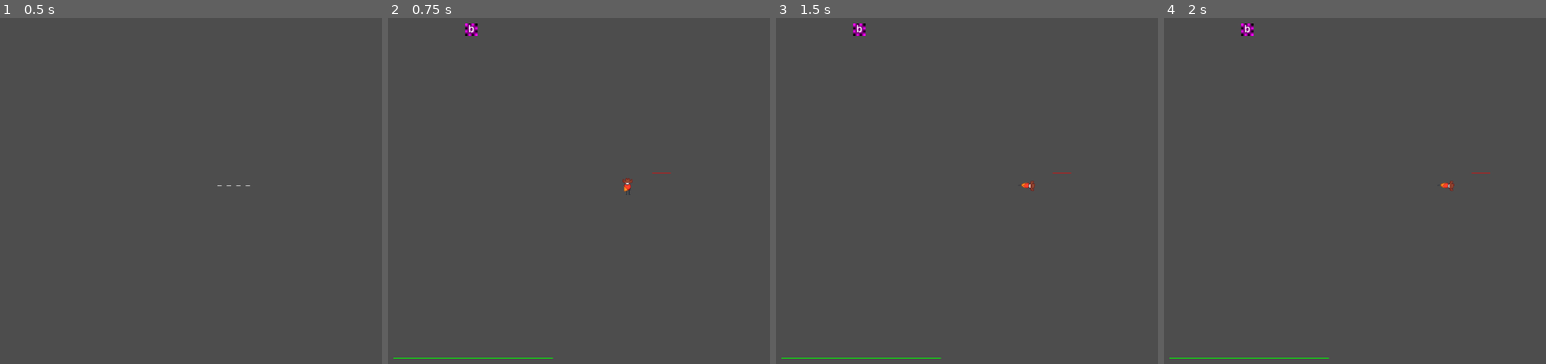
Above: before the commit, frames 1-4 (left to right).
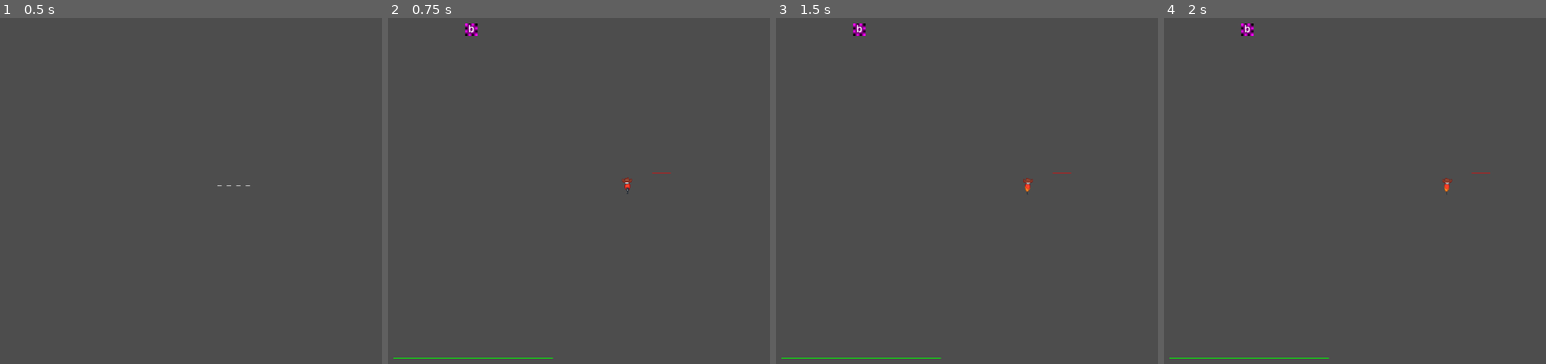
Above: after the commit, the same moments.

Repository: MagnusLucas/SpaceJam2025
Game: Godot game, scene res://UI/main_menu.tscn
Two runs of this game, one before a commit and one after it. Both use one fixed random seed, a clock stepped at 60 frames per second and the inputs below. Sound files missing from this copy of the repository are replaced by a short silence.
Inputs (mouse positions are in pixels of both pictures, inside the frame that each line leads up to):
- Up to frame 1 (0.5 s): no input
- Up to frame 2 (0.75 s): click "_ _ _ _" at 0.5 s
- Up to frame 3 (1.5 s): tap Enter at 1.25 s; move the mouse to (outside the picture) at 1.27 s; hold D (move_right) from 1.28 s (still down); tap Space (catch_letter) at 1.35 s
- Up to frame 4 (2 s): keep holding D (move_right)

Frame 1 is identical in both runs. In frame 2, less than 0.1% of the frame differs, in the area x 61-64%, y 45-52%; in frame 3, less than 0.1%; in frame 4, less than 0.1%, in the area x 72-76%, y 46-51%.

Commit message:
character animation commit
hjdsf

Diff:
--- a/Game/Player/Player.gd
+++ b/Game/Player/Player.gd
@@ -37,6 +37,7 @@
 func _process(delta: float) -> void:
 	var map : Map = get_parent()
 	var move_direction : Vector2 = Vector2(0,0)
+	var previous_position_2 : Vector2 = position
 	if Input.is_action_pressed("move_up"):
 		move_direction += Vector2.UP
 		$Sprite2D/AnimatedSprite2D.play("up_run")
@@ -49,10 +50,13 @@
 	if Input.is_action_pressed("move_right"):
 		move_direction += Vector2.RIGHT
 		$Sprite2D/AnimatedSprite2D.play("right_run")
-	if move_direction:
-		rotation = move_direction.angle() - Vector2.UP.angle()
+	#if move_direction:
+		#rotation = move_direction.angle() - Vector2.UP.angle()
 	previous_position = map.local_to_map(position)
 	position += move_direction * MAX_SPEED * delta
+	if previous_position_2 == position:
+		$Sprite2D/AnimatedSprite2D.stop()
+		$Sprite2D/AnimatedSprite2D.frame = 0
 
 	if previous_position != map.local_to_map(position) and terrain:
 		map.update_terrain(previous_position, map.local_to_map(position), terrain)
--- a/Game/Player/player.tscn
+++ b/Game/Player/player.tscn
@@ -19,17 +19,17 @@
 atlas = ExtResource("2_s3asc")
 region = Rect2(158, 207, 79, 69)
 
+[sub_resource type="AtlasTexture" id="AtlasTexture_s3asc"]
+atlas = ExtResource("2_s3asc")
+region = Rect2(0, 69, 79, 69)
+
 [sub_resource type="AtlasTexture" id="AtlasTexture_p2hw7"]
 atlas = ExtResource("2_s3asc")
-region = Rect2(0, 138, 79, 69)
+region = Rect2(79, 69, 79, 69)
 
 [sub_resource type="AtlasTexture" id="AtlasTexture_ch4ko"]
 atlas = ExtResource("2_s3asc")
-region = Rect2(79, 138, 79, 69)
-
-[sub_resource type="AtlasTexture" id="AtlasTexture_vh1aq"]
-atlas = ExtResource("2_s3asc")
-region = Rect2(158, 138, 79, 69)
+region = Rect2(158, 69, 79, 69)
 
 [sub_resource type="AtlasTexture" id="AtlasTexture_4ddeg"]
 atlas = ExtResource("2_s3asc")
@@ -73,13 +73,13 @@
 }, {
 "frames": [{
 "duration": 1.0,
+"texture": SubResource("AtlasTexture_s3asc")
+}, {
+"duration": 1.0,
 "texture": SubResource("AtlasTexture_p2hw7")
 }, {
 "duration": 1.0,
 "texture": SubResource("AtlasTexture_ch4ko")
-}, {
-"duration": 1.0,
-"texture": SubResource("AtlasTexture_vh1aq")
 }],
 "loop": true,
 "name": &"left_run",
@@ -143,8 +143,8 @@
 
 [node name="AnimatedSprite2D" type="AnimatedSprite2D" parent="Sprite2D"]
 sprite_frames = SubResource("SpriteFrames_akrrf")
-animation = &"down_run"
-frame_progress = 0.901953
+animation = &"left_run"
+frame_progress = 0.470091
 
 [node name="Area2D" type="Area2D" parent="."]
 position = Vector2(0, -50)
Not shown: 1 places in default_bus_layout.tres that only renumber resources
